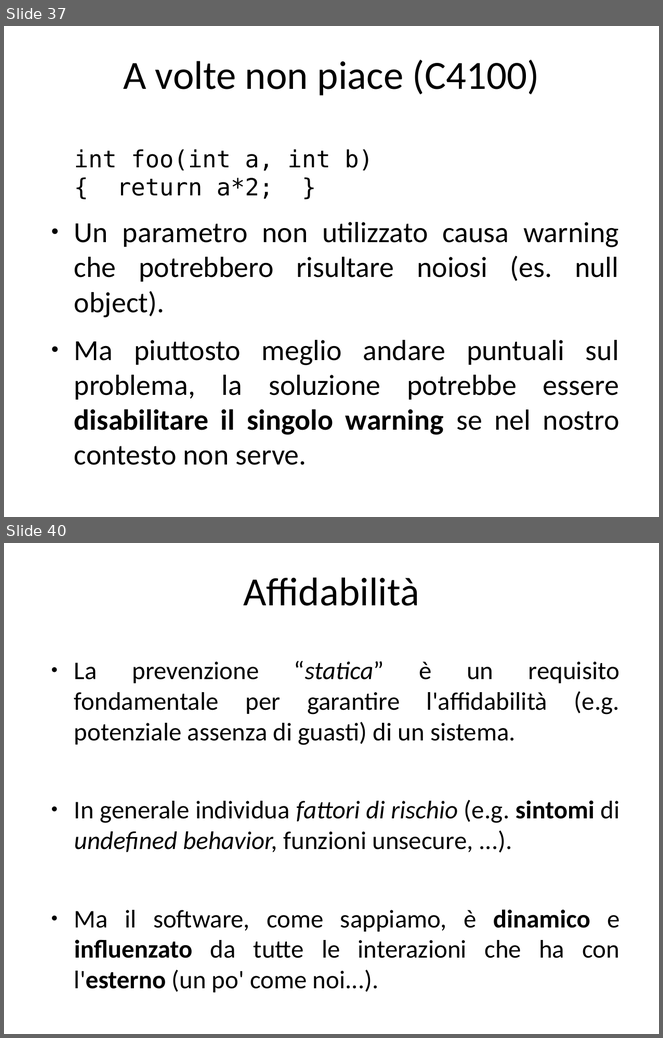
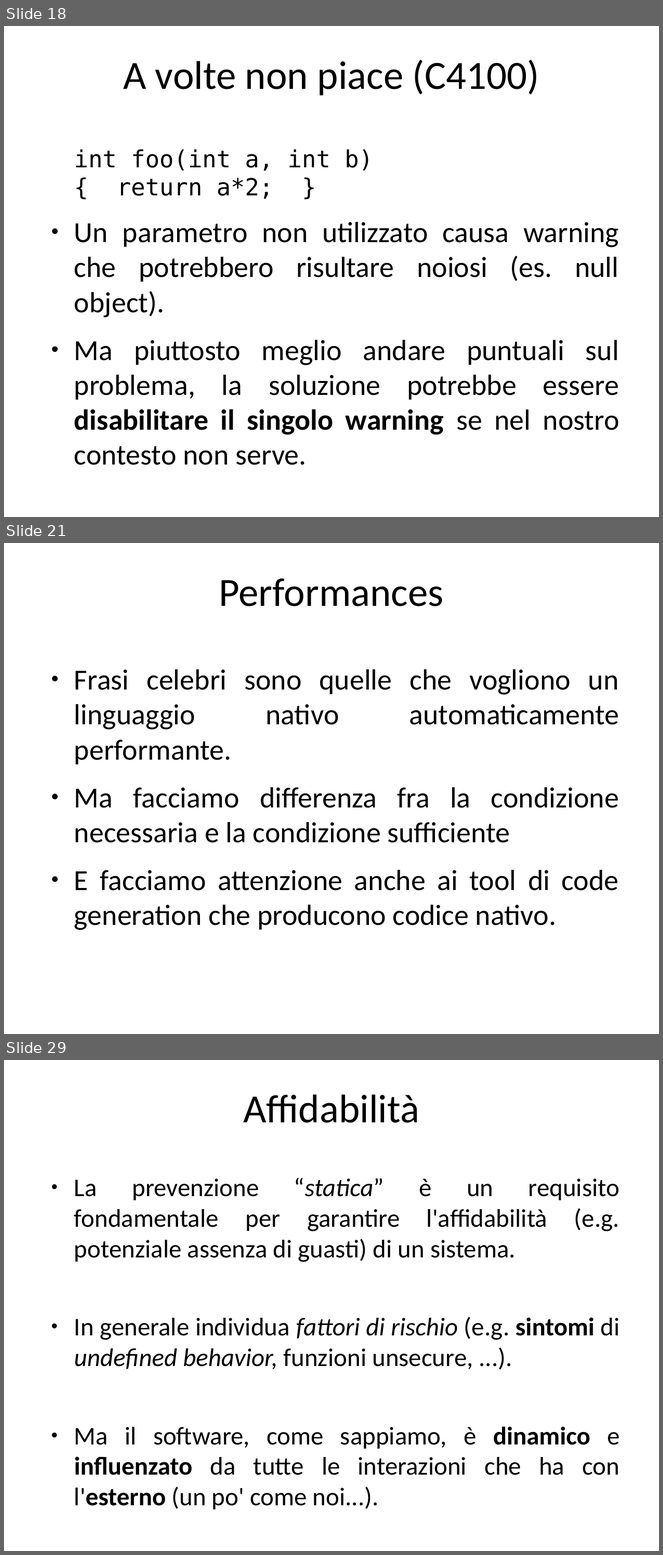
Before and after one commit to guidop/CDays14, a slide deck: CDays14.odp. Shown one above the other, each under a label of ours: slides 37 and 40 before the commit, slides 18, 21 and 29 after it; the slides between them are not shown. The pictures are 663x1038 and 663x1555 pixels, drawn with LibreOffice and Linux fonts; fonts in the diff are those of the drawing. Boxes give left, top, right and bottom in pixels: in the first picture for what was removed or moved away, otherwise in the second. Text is boxed around its words. In the diff, an @@ line names an element or a change of style, - is before the commit and + after.

```diff
--- a/CDays14.odp
+++ b/CDays14.odp
@@ slide 21 added at [4,543,659,1034], background #FFFFFF @@
@@ title added at [219,578,443,606], 44 pt, text #000000 @@
+Performances
@@ text added at [74,669,620,930], 32 pt, text #000000 @@
+● Frasi celebri sono quelle che vogliono un linguaggio nativo automaticamente performante.
+● Ma facciamo differenza fra la condizione necessaria e la condizione sufficiente
+● E facciamo attenzione anche ai tool di code generation che producono codice nativo.
@@ what was slide 37 is now slide 18 @@
@@ what was slide 40 is now slide 29 @@
```
Also in this commit, not shown: 5 slides changed, 11 other slides added, 27 slides removed, 10 other files.
